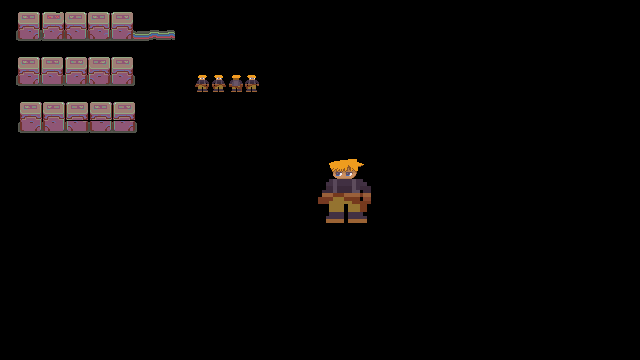
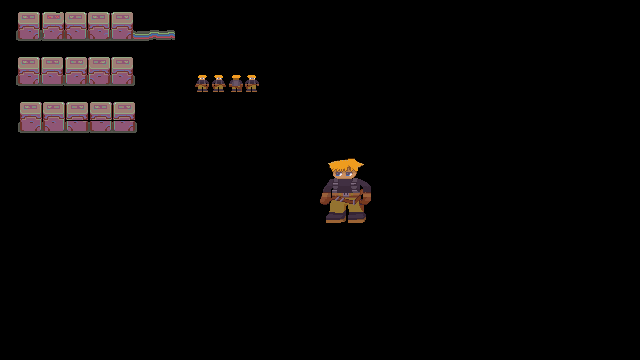
Two versions of the same layered image (w=640, h=360). Layer-by-layer changes:
painted on "left copy" over 318, 158, 371, 223
